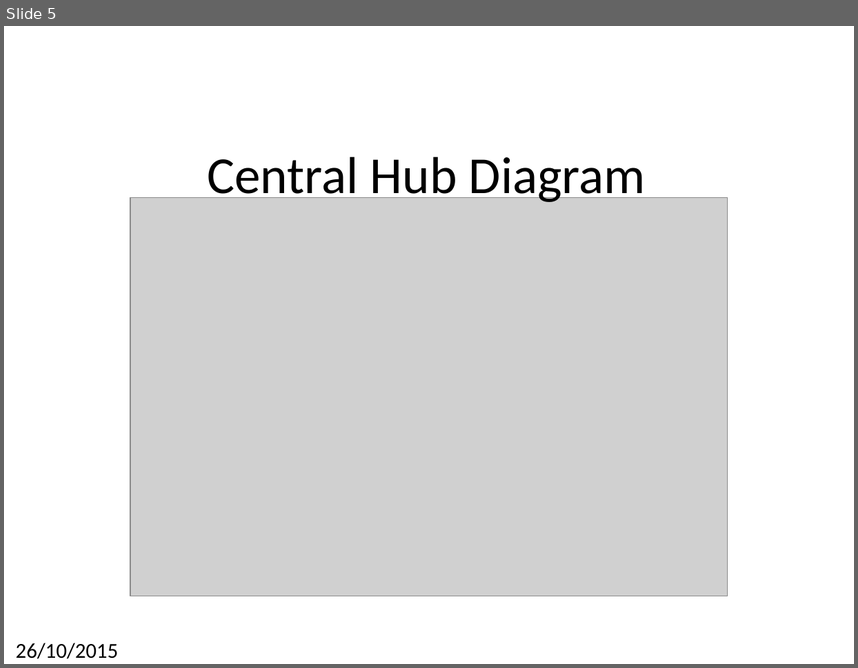
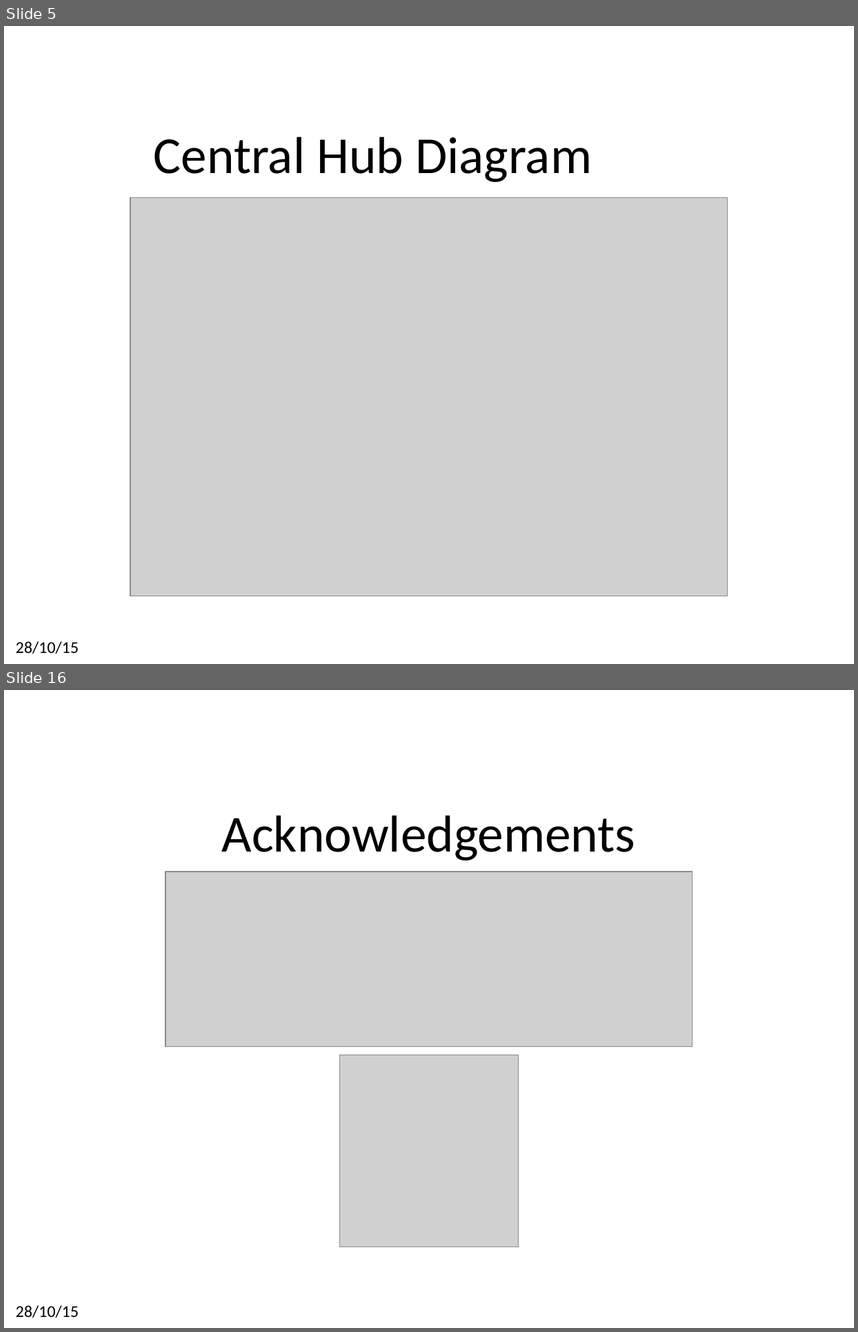
Before and after one commit to laurogama/artigo_pos, a slide deck: formato_chilecon/presentation/presentation_template.pptx. Shown one above the other, each under a label of ours: slide 5 before the commit, slides 5 and 16 after it; the slides between them are not shown. The pictures are 858x668 and 858x1332 pixels, drawn with LibreOffice and Linux fonts; fonts in the diff are those of the drawing; grey boxes stand for pictures; background and template pictures are left out. Boxes give left, top, right and bottom in pixels: in the first picture for what was removed or moved away, otherwise in the second. Text is boxed around its words. In the diff, an @@ line names an element or a change of style, - is before the commit and + after.

```diff
--- a/formato_chilecon/presentation/presentation_template.pptx
+++ b/formato_chilecon/presentation/presentation_template.pptx
@@ slide 16 added at bbox=[4, 690, 854, 1328], background picture (left out) @@
@@ text added at bbox=[222, 815, 636, 860], 44 pt, text #000000 @@
+Acknowledgements
@@ picture added at bbox=[165, 872, 693, 1047] @@
@@ picture added at bbox=[340, 1055, 518, 1246] @@
@@ text added at bbox=[16, 1305, 79, 1317], 14 pt, text #000000 @@
+28/10/15
@@ slide 5 changed as well @@
@@ text "Central Hub Diagram" rewrapped from bbox=[207, 156, 646, 205] to bbox=[154, 136, 592, 182] @@
@@ text at bbox=[16, 641, 79, 653]: text changed; size 18 to 14 pt @@
-26/10/2015
+28/10/15
```
Also in this commit, not shown: 2 other slides changed, 13 other slides added, 4 slides removed, 16 other files.
